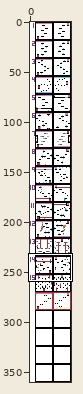
File history of a pixel-art file, Level_Design/Levels_v1.aseprite. Above: a wide view before the commit, with the close-up outlined.
Close-up. The starting point:
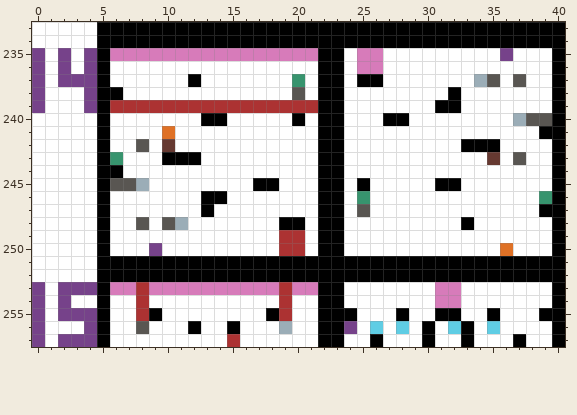
41x360 pixels, 1 frame. Shown: x 0..40, y 233..257.
After the commit:
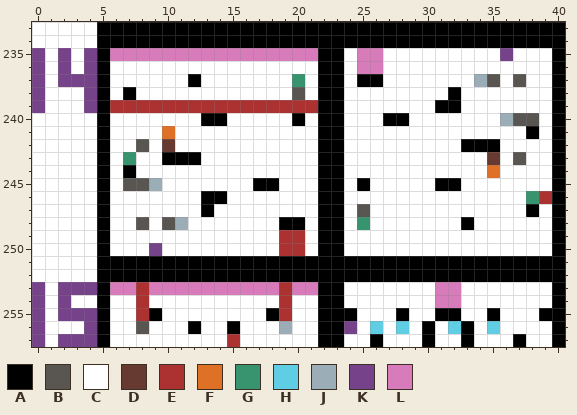
Palette (. is transparent): A #000000  B #595652  C #ffffff  D #663931  E #ac3232  F #df7126  G #37946e  H #5fcde4  J #9badb7  K #76428a  L #d77bba
Commit message: Fixed placement of metal box to block laser
Edits made:
y 238: x 6..7 AC -> CA
y 240: x 36..37 CJ -> JB; x 39 B -> C
y 241: x 38..39 CA -> AC
y 243: x 6..7 GC -> CG
y 244: x 6..7 AC -> CA; x 35 C -> F
y 245: x 6 B -> C; x 8..9 JC -> BJ
y 246: x 25 G -> C; x 38..39 CG -> GE
y 247: x 38..39 CA -> AC
y 248: x 25 C -> G
y 250: x 36 F -> C
Boxes around the changes in both close-ups, in picture pixels (x1, y1, x2, y2):
changed: (110, 87, 136, 100)
changed: (487, 113, 552, 256)
changed: (110, 152, 162, 191)
changed: (357, 191, 370, 230)
